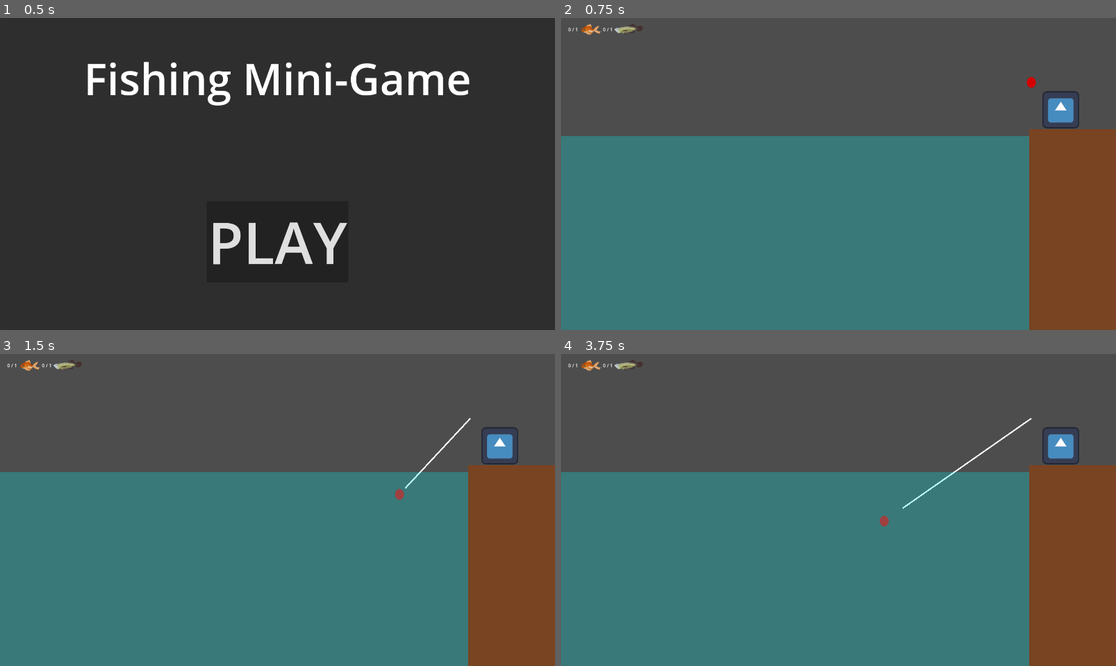
Above: before the commit, frames 1-4 (two rows, left to right).
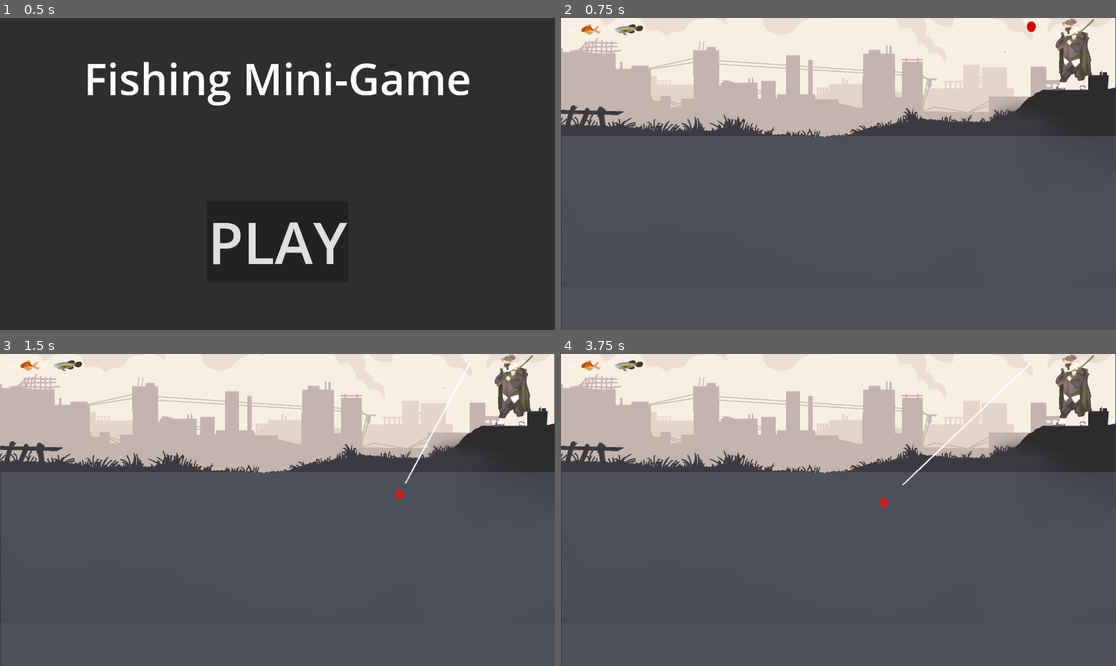
Above: after the commit, the same moments.

Repository: RajwolChapagain/Fishing-Mini-Game
Game: Godot game, scene res://main.tscn
Same seed, same stepped clock (60 frames per second), same inputs: the game is played once before the commit and once after it. The engine's default icon, where the game draws it, is replaced by a stand-in: a white triangle on a blue panel in a dark square.
Inputs (mouse positions are in pixels of both pictures, inside the frame that each line leads up to):
- Up to frame 1 (0.5 s): no input
- Up to frame 2 (0.75 s): click "PLAY" at 0.5 s
- Up to frame 3 (1.5 s): tap Enter at 1.25 s; move the mouse to (399, 494) at 1.27 s; press the mouse at (399, 494) at 1.28 s
- Up to frame 4 (3.75 s): tap Space at 2, 3.5 s; move the mouse to (727, 525) at 2.02 s; release the mouse at (727, 525) at 2.03 s; click (727, 525) at 2.1 s; tap Enter at 2.75 s; move the mouse to (894, 441) at 2.77 s; press the mouse at (894, 441) at 2.78 s; move the mouse to (810, 572) at 3.52 s; release the mouse at (810, 572) at 3.53 s; click (810, 572) at 3.6 s

Frame 1 is identical in both runs. In frame 2, 96% of the frame differs, in the area x 0-100%, y 0-100%; in frame 3, 96%; in frame 4, 96%.

Commit message:
Added bg

Diff:
--- a/fisherman/fisherman.tscn
+++ b/fisherman/fisherman.tscn
@@ -1,9 +1,9 @@
 [gd_scene load_steps=7 format=3 uid="uid://bdoobp6pin4av"]
 
-[ext_resource type="Texture2D" uid="uid://cyw5od4jmgyh" path="res://icon.svg" id="1_8otmp"]
-[ext_resource type="Script" path="res://fisherman/fisherman.gd" id="2_jkpsw"]
-[ext_resource type="Texture2D" uid="uid://73joyn7u5fnm" path="res://fisherman/bobber.svg" id="3_1a8p6"]
-[ext_resource type="Texture2D" uid="uid://qarx4tdy6i8o" path="res://spook_radius.svg" id="4_1ccs1"]
+[ext_resource type="Texture2D" uid="uid://cqcmxgmbwt5ba" path="res://fisherman/fisherman_stand.png" id="1_xcn7o"]
+[ext_resource type="Script" path="res://fisherman/fisherman.gd" id="2_7vo1l"]
+[ext_resource type="Texture2D" uid="uid://73joyn7u5fnm" path="res://fisherman/bobber.svg" id="3_m1dq7"]
+[ext_resource type="Texture2D" uid="uid://qarx4tdy6i8o" path="res://spook_radius.svg" id="4_p7x7k"]
 
 [sub_resource type="CircleShape2D" id="CircleShape2D_qbt2u"]
 radius = 19.105
@@ -12,8 +12,8 @@
 radius = 300.0
 
 [node name="Fisherman" type="Sprite2D"]
-texture = ExtResource("1_8otmp")
-script = ExtResource("2_jkpsw")
+texture = ExtResource("1_xcn7o")
+script = ExtResource("2_7vo1l")
 
 [node name="Marker2D" type="Marker2D" parent="."]
 position = Vector2(-102, -95)
--- a/level1/level_1.tscn
+++ b/level1/level_1.tscn
@@ -1,9 +1,10 @@
-[gd_scene load_steps=10 format=3 uid="uid://cx5igyfx4u2f1"]
+[gd_scene load_steps=11 format=3 uid="uid://cx5igyfx4u2f1"]
 
-[ext_resource type="PackedScene" uid="uid://bdoobp6pin4av" path="res://fisherman/fisherman.tscn" id="1_ocq0r"]
 [ext_resource type="Script" path="res://level1/level_1.gd" id="1_olukm"]
+[ext_resource type="Texture2D" uid="uid://dx1ol2pn1vbnu" path="res://level1/level_1_background.png" id="2_2x1sw"]
 [ext_resource type="PackedScene" uid="uid://cbcq0n8bkwkaw" path="res://spawner.tscn" id="2_wguwc"]
 [ext_resource type="Texture2D" uid="uid://c83khtkssquwj" path="res://level1/shore.svg" id="3_hdq74"]
+[ext_resource type="PackedScene" uid="uid://bdoobp6pin4av" path="res://fisherman/fisherman.tscn" id="3_kbps8"]
 [ext_resource type="PackedScene" uid="uid://5b6n7j5d3m51" path="res://level1/medium_fish_l_1.tscn" id="3_oefr3"]
 [ext_resource type="PackedScene" uid="uid://cf0muf2fwg40d" path="res://level1/small_fish_l_1.tscn" id="4_a7y8v"]
 [ext_resource type="Texture2D" uid="uid://bwl1p2mgpb74" path="res://level1/water.svg" id="4_fjsdl"]
@@ -15,8 +16,12 @@
 small_fish_to_catch = 1
 medium_fish_to_catch = 1
 
-[node name="Fisherman" parent="." instance=ExtResource("1_ocq0r")]
-position = Vector2(1729, 318)
+[node name="Background" type="Sprite2D" parent="."]
+position = Vector2(960, 540)
+texture = ExtResource("2_2x1sw")
+
+[node name="Fisherman" parent="." instance=ExtResource("3_kbps8")]
+position = Vector2(1729, 125)
 
 [node name="Spawner" parent="." instance=ExtResource("2_wguwc")]
 wait_time = 5.0
@@ -24,11 +29,12 @@
 big_fish_scene = ExtResource("6_i8krd")
 
 [node name="Shore" type="Sprite2D" parent="."]
+show_behind_parent = true
 position = Vector2(1770, 732)
 texture = ExtResource("3_hdq74")
 
 [node name="Water" type="Sprite2D" parent="."]
-position = Vector2(810, 744)
+position = Vector2(962, 744)
 texture = ExtResource("4_fjsdl")
 
 [node name="HUD" parent="." instance=ExtResource("9_wjqnb")]
--- a/level1/water.svg
+++ b/level1/water.svg
@@ -2,9 +2,9 @@
 <!-- Created with Inkscape (http://www.inkscape.org/) -->
 
 <svg
-   width="1620"
+   width="1920"
    height="671.53906"
-   viewBox="0 0 428.62499 177.67804"
+   viewBox="0 0 507.99999 177.67804"
    version="1.1"
    id="svg1"
    inkscape:version="1.3.1 (91b66b0783, 2023-11-16)"
@@ -24,8 +24,8 @@
      inkscape:deskcolor="#d1d1d1"
      inkscape:document-units="px"
      inkscape:zoom="0.3535534"
-     inkscape:cx="840.04283"
-     inkscape:cy="576.99912"
+     inkscape:cx="613.76867"
+     inkscape:cy="608.11181"
      inkscape:window-width="1600"
      inkscape:window-height="930"
      inkscape:window-x="-6"
@@ -40,23 +40,13 @@
      id="layer1"
      transform="translate(0,-108.07196)">
     <rect
-       style="fill:#784421;stroke-width:0.27303"
-       id="rect2"
-       width="79.375"
-       height="184.26282"
-       x="428.625"
-       y="101.48719"
-       inkscape:export-filename="..\Godot\Fishing-Mini-Game\shore.svg"
-       inkscape:export-xdpi="96"
-       inkscape:export-ydpi="96" />
-    <rect
-       style="fill:#00ffff;fill-opacity:0.25;stroke-width:0.2809"
+       style="fill:#7a8da3;fill-opacity:0.25098;stroke-width:0.305805"
        id="rect3"
-       width="428.625"
+       width="508"
        height="177.67804"
        x="-5.6843419e-14"
        y="108.07196"
-       inkscape:export-filename="..\Godot\Fishing-Mini-Game\rect3.svg"
+       inkscape:export-filename="..\Godot\Fishing-Mini-Game\level1\water.svg"
        inkscape:export-xdpi="96"
        inkscape:export-ydpi="96" />
   </g>
Not shown: 2 places in fisherman/fisherman.tscn that only renumber resources
Binary file changed: level1/level_1_background.png
